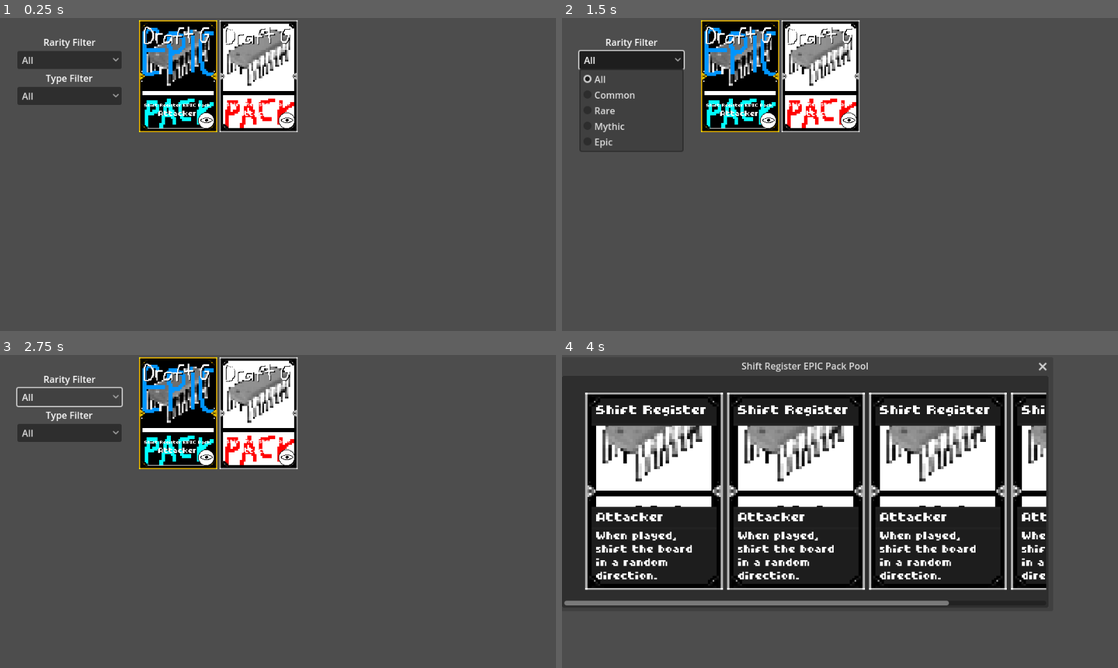
Above: before the commit, frames 1-4 (two rows, left to right).
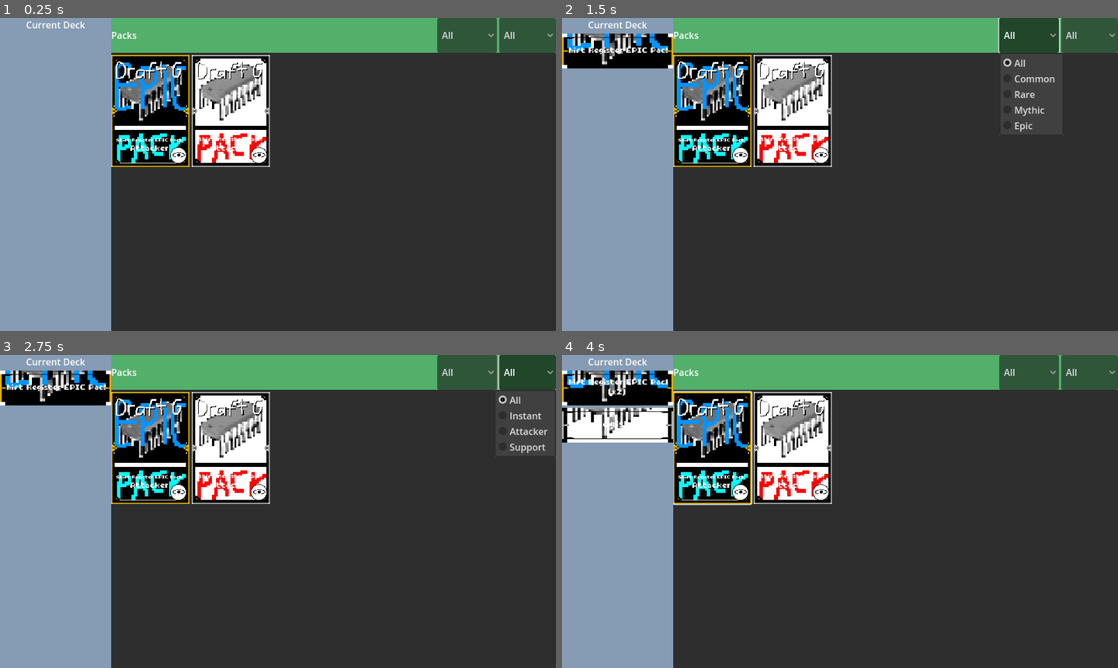
Above: after the commit, the same moments.

Repository: NobleMetalLabs/the-genesis-gambit
Game: Godot game, scene res://scn/menu/SelectPacks.tscn
Same seed, same stepped clock (60 frames per second), same inputs: the game is played once before the commit and once after it. This scene is started directly instead of the project's main scene.
Inputs (mouse positions are in pixels of both pictures, inside the frame that each line leads up to):
- Up to frame 1 (0.25 s): no input
- Up to frame 2 (1.5 s): click (739, 77) at 0.52 s; click "All" at 1.25 s
- Up to frame 3 (2.75 s): click "All" at 2 s
- Up to frame 4 (4 s): click (767, 458) at 2.77 s; click (739, 414) at 3.52 s

The runs differ from the first frame. In frame 1, 98% of the frame differs, in the area x 0-100%, y 0-100%; in frame 2, 96%; in frame 3, 96%; in frame 4, 76%.

Commit message:
Add UIPackSlice and SelectPacks functionality
Everything here needs to be changed

Diff:
--- a/ast/ui/TitleLabelSettings.tres
+++ b/ast/ui/TitleLabelSettings.tres
@@ -4,4 +4,4 @@
 
 [resource]
 font = ExtResource("1_5rhte")
-font_size = 34
+font_size = 50
--- a/scn/menu/SelectPacks.tscn
+++ b/scn/menu/SelectPacks.tscn
@@ -1,39 +1,68 @@
-[gd_scene load_steps=3 format=3 uid="uid://bjqwh86m7fs6b"]
+[gd_scene load_steps=6 format=3 uid="uid://bjqwh86m7fs6b"]
 
 [ext_resource type="Script" path="res://src/menu/SelectPacks.gd" id="1_cwgrl"]
 [ext_resource type="PackedScene" uid="uid://rihm7nhisdhj" path="res://scn/ui/UIFullPack.tscn" id="2_n0gj3"]
+[ext_resource type="PackedScene" uid="uid://glyatt0by8rj" path="res://scn/ui/UIPackSlice.tscn" id="3_5avu2"]
+
+[sub_resource type="StyleBoxFlat" id="StyleBoxFlat_rnj86"]
+bg_color = Color(0.52549, 0.607843, 0.705882, 1)
+
+[sub_resource type="StyleBoxFlat" id="StyleBoxFlat_0jpmo"]
+bg_color = Color(0.321569, 0.690196, 0.415686, 1)
 
 [node name="SelectPacks" type="Node2D"]
 script = ExtResource("1_cwgrl")
 pack_scene = ExtResource("2_n0gj3")
+pack_slice_scene = ExtResource("3_5avu2")
 metadata/_edit_lock_ = true
 
-[node name="ScrollContainer" type="ScrollContainer" parent="."]
-offset_left = 240.0
-offset_right = 960.0
+[node name="CurrentDeckPanel" type="PanelContainer" parent="."]
+clip_contents = true
+offset_right = 192.0
 offset_bottom = 540.0
-metadata/_edit_group_ = true
+theme_override_styles/panel = SubResource("StyleBoxFlat_rnj86")
 
-[node name="GRID-CONTAINER" type="GridContainer" parent="ScrollContainer"]
+[node name="VBoxContainer" type="VBoxContainer" parent="CurrentDeckPanel"]
+clip_contents = true
+layout_mode = 2
+
+[node name="Label" type="Label" parent="CurrentDeckPanel/VBoxContainer"]
+layout_mode = 2
+text = "Current Deck"
+horizontal_alignment = 1
+vertical_alignment = 1
+
+[node name="ScrollContainer" type="ScrollContainer" parent="CurrentDeckPanel/VBoxContainer"]
+layout_mode = 2
+size_flags_vertical = 3
+vertical_scroll_mode = 3
+
+[node name="SLICE-CONTAINER" type="VBoxContainer" parent="CurrentDeckPanel/VBoxContainer/ScrollContainer"]
 unique_name_in_owner = true
+clip_contents = true
 layout_mode = 2
 size_flags_horizontal = 3
 size_flags_vertical = 3
-theme_override_constants/v_separation = -3
-columns = 5
 
-[node name="VBoxContainer" type="VBoxContainer" parent="."]
-offset_left = 30.0
-offset_top = 30.0
-offset_right = 210.0
-offset_bottom = 210.0
+[node name="FiltersPanel" type="PanelContainer" parent="."]
+offset_left = 192.0
+offset_right = 960.0
+offset_bottom = 60.0
+theme_override_styles/panel = SubResource("StyleBoxFlat_0jpmo")
 
-[node name="RarityLabel" type="Label" parent="VBoxContainer"]
+[node name="HBoxContainer" type="HBoxContainer" parent="FiltersPanel"]
 layout_mode = 2
-text = "Rarity Filter"
-horizontal_alignment = 1
 
-[node name="RARITY-FILTER" type="OptionButton" parent="VBoxContainer"]
+[node name="Label" type="Label" parent="FiltersPanel/HBoxContainer"]
+layout_mode = 2
+size_flags_horizontal = 3
+text = "Packs"
+vertical_alignment = 1
+
+[node name="HBoxContainer" type="HBoxContainer" parent="FiltersPanel/HBoxContainer"]
+layout_mode = 2
+
+[node name="RARITY-FILTER" type="OptionButton" parent="FiltersPanel/HBoxContainer/HBoxContainer"]
 unique_name_in_owner = true
 layout_mode = 2
 item_count = 5
@@ -49,12 +78,7 @@
 popup/item_4/text = "Epic"
 popup/item_4/id = 4
 
-[node name="TypeLabel" type="Label" parent="VBoxContainer"]
-layout_mode = 2
-text = "Type Filter"
-horizontal_alignment = 1
-
-[node name="TYPE-FILTER" type="OptionButton" parent="VBoxContainer"]
+[node name="TYPE-FILTER" type="OptionButton" parent="FiltersPanel/HBoxContainer/HBoxContainer"]
 unique_name_in_owner = true
 layout_mode = 2
 item_count = 4
@@ -68,5 +92,23 @@
 popup/item_3/text = "Support"
 popup/item_3/id = 3
 
-[connection signal="item_selected" from="VBoxContainer/RARITY-FILTER" to="." method="filter_packs"]
-[connection signal="item_selected" from="VBoxContainer/TYPE-FILTER" to="." method="filter_packs"]
+[node name="PacksPanel" type="PanelContainer" parent="."]
+offset_left = 192.0
+offset_top = 60.0
+offset_right = 960.0
+offset_bottom = 540.0
+
+[node name="ScrollContainer" type="ScrollContainer" parent="PacksPanel"]
+layout_mode = 2
+metadata/_edit_group_ = true
+
+[node name="GRID-CONTAINER" type="GridContainer" parent="PacksPanel/ScrollContainer"]
+unique_name_in_owner = true
+layout_mode = 2
+size_flags_horizontal = 3
+size_flags_vertical = 3
+theme_override_constants/v_separation = -3
+columns = 5
+
+[connection signal="item_selected" from="FiltersPanel/HBoxContainer/HBoxContainer/RARITY-FILTER" to="." method="filter_packs"]
+[connection signal="item_selected" from="FiltersPanel/HBoxContainer/HBoxContainer/TYPE-FILTER" to="." method="filter_packs"]
--- a/scn/ui/UIFullCard.tscn
+++ b/scn/ui/UIFullCard.tscn
@@ -11,7 +11,7 @@
 [sub_resource type="LabelSettings" id="LabelSettings_yl11k"]
 resource_local_to_scene = true
 font = ExtResource("3_g4b44")
-font_size = 42
+font_size = 8
 outline_color = Color(0, 0, 0, 0)
 
 [sub_resource type="LabelSettings" id="LabelSettings_sw8rr"]
--- a/scn/ui/UIFullPack.tscn
+++ b/scn/ui/UIFullPack.tscn
@@ -1,6 +1,6 @@
 [gd_scene load_steps=10 format=3 uid="uid://rihm7nhisdhj"]
 
-[ext_resource type="Script" path="res://scn/ui/UIFullPack.gd" id="1_qfa0v"]
+[ext_resource type="Script" path="res://src/ui/UIFullPack.gd" id="1_4lj65"]
 [ext_resource type="PackedScene" uid="uid://da2seysyaf186" path="res://scn/menu/ViewPackPool.tscn" id="2_cjb10"]
 [ext_resource type="Texture2D" uid="uid://ddxq6of8xesw3" path="res://ast/ui/image/banner.png" id="3_0bcd4"]
 [ext_resource type="LabelSettings" uid="uid://weqtjt6ioq07" path="res://ast/ui/BodyLabelSettings.tres" id="3_h3ru6"]
@@ -24,7 +24,7 @@
 grow_vertical = 2
 mouse_filter = 2
 ratio = 0.7
-script = ExtResource("1_qfa0v")
+script = ExtResource("1_4lj65")
 view_pack_popup_scn = ExtResource("2_cjb10")
 
 [node name="PanelContainer" type="PanelContainer" parent="."]
--- /dev/null
+++ b/scn/ui/UIPackSlice.tscn
@@ -0,0 +1,56 @@
+[gd_scene load_steps=6 format=3 uid="uid://glyatt0by8rj"]
+
+[ext_resource type="Script" path="res://src/ui/UIPackSlice.gd" id="1_cpe2p"]
+[ext_resource type="FontFile" uid="uid://d2oaifr2k5au7" path="res://ast/ui/fonts/counting_apples.ttf" id="4_tji0j"]
+[ext_resource type="Script" path="res://src/ui/AutoSizeLabel.gd" id="5_oxjis"]
+[ext_resource type="PackedScene" uid="uid://bdfnnjgo2jc4p" path="res://scn/game/CardBorderComponent.tscn" id="7_1rjlg"]
+
+[sub_resource type="LabelSettings" id="LabelSettings_65ulp"]
+resource_local_to_scene = true
+font = ExtResource("4_tji0j")
+font_size = 39
+outline_color = Color(0, 0, 0, 0)
+
+[node name="UIPackSlice" type="AspectRatioContainer"]
+custom_minimum_size = Vector2(10, 15)
+anchors_preset = 15
+anchor_right = 1.0
+anchor_bottom = 1.0
+grow_horizontal = 2
+grow_vertical = 2
+mouse_filter = 2
+ratio = 4.0
+script = ExtResource("1_cpe2p")
+
+[node name="PanelContainer" type="PanelContainer" parent="."]
+clip_contents = true
+layout_mode = 2
+mouse_filter = 2
+
+[node name="FULL-BUTTON" type="Button" parent="PanelContainer"]
+unique_name_in_owner = true
+layout_mode = 2
+
+[node name="IMAGE" type="TextureRect" parent="PanelContainer"]
+unique_name_in_owner = true
+layout_mode = 2
+size_flags_vertical = 3
+mouse_filter = 2
+stretch_mode = 6
+
+[node name="TITLE-LABEL" type="Label" parent="PanelContainer"]
+unique_name_in_owner = true
+custom_minimum_size = Vector2(1, 0)
+layout_mode = 2
+size_flags_vertical = 3
+size_flags_stretch_ratio = 2.0
+text = "Card Positioning"
+label_settings = SubResource("LabelSettings_65ulp")
+horizontal_alignment = 1
+vertical_alignment = 1
+autowrap_mode = 2
+script = ExtResource("5_oxjis")
+
+[node name="BORDER-COMPONENT" parent="." instance=ExtResource("7_1rjlg")]
+unique_name_in_owner = true
+layout_mode = 2
--- a/src/menu/SelectPacks.gd
+++ b/src/menu/SelectPacks.gd
@@ -2,9 +2,11 @@
 
 @export var cardpack_path : String = "res://ast/game/cardpacks/data"
 @export var pack_scene : PackedScene
+@export var pack_slice_scene : PackedScene
 @onready var pack_container : GridContainer = $"%GRID-CONTAINER"
 @onready var rarity_filter : OptionButton = $"%RARITY-FILTER"
 @onready var type_filter : OptionButton = $"%TYPE-FILTER"
+@onready var slice_container : VBoxContainer = $"%SLICE-CONTAINER"
 
 func _ready() -> void:
 	scan_packs(cardpack_path)
@@ -19,6 +21,11 @@
 		pack_container.add_child(new_pack, true)
 		new_pack.set_metadata(new_pack_data)
 		new_pack.custom_minimum_size = Vector2(135,200)
+		new_pack.full_button.pressed.connect(
+			func() -> void:
+				add_slice(new_pack_data)
+				SaveData.selected_decks[new_pack_data.rarity].append(new_pack_data)
+		)
 
 var selected_rarity : int = 0
 var selected_type : int = 0
@@ -30,3 +37,14 @@
 		var rarity_good : bool = (selected_rarity == 0 or pack._metadata.rarity == rarity_filter.get_item_text(selected_rarity))
 		var type_good : bool = (selected_type == 0 or pack._metadata.type == type_filter.get_item_text(selected_type))
 		pack.visible = rarity_good and type_good
+
+func add_slice(_metadata : PackMetadata) -> void:
+	var selected_rarity_array : Array = SaveData.selected_decks[_metadata.rarity]
+	if selected_rarity_array.has(_metadata):
+		var count : int = selected_rarity_array.count(_metadata)
+		slice_container.get_node(_metadata.name).set_label_multiplier(count + 1)
+	else:
+		var new_pack_slice : UIPackSlice = pack_slice_scene.instantiate()
+		slice_container.add_child(new_pack_slice)
+		new_pack_slice.name = _metadata.name
+		new_pack_slice.set_metadata(_metadata)
--- /dev/null
+++ b/src/ui/UIPackSlice.gd
@@ -0,0 +1,17 @@
+class_name UIPackSlice
+extends Control
+
+@onready var title_label : Label = $"%TITLE-LABEL"
+@onready var image_trect : TextureRect = $"%IMAGE"
+@onready var full_button : Button = $"%FULL-BUTTON"
+@onready var border_component : CardBorderComponent = $"%BORDER-COMPONENT"
+var _metadata : PackMetadata
+
+func set_metadata(metadata : PackMetadata) -> void:
+	_metadata = metadata
+	title_label.text = metadata.name
+	image_trect.texture = metadata.image
+	border_component.set_rarity(metadata.rarity)
+
+func set_label_multiplier(count : int) -> void:
+	title_label.text = _metadata.name + " (x%s)"%count
Renamed: scn/ui/UIFullPack.gd -> src/ui/UIFullPack.gd
